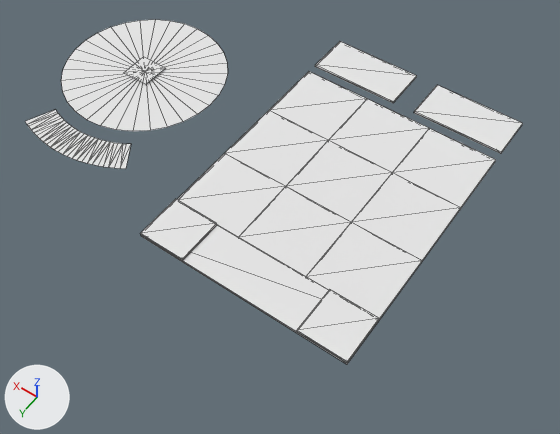
An edit to the glTF model assets/models/menu/palette.gltf, drawn before and after from the same camera.
Both versions are drawn from a 50 mm camera at (-0.327, 0.291, 0.383) aimed at (-0.14, 0.029, -0.028). The axes (+X, +Y, +Z) are drawn at lower left. The lights are the same throughout. Mesh edges are drawn as thin lines. Where no turn or scale is listed for an object, it has been applied to the vertices.

Objects in the first picture: 'button1', 'button2', 'button3', 'button4', 'button5', 'button6', 'button7', 'button8', 'button9', 'description', 'hue', 'run'.
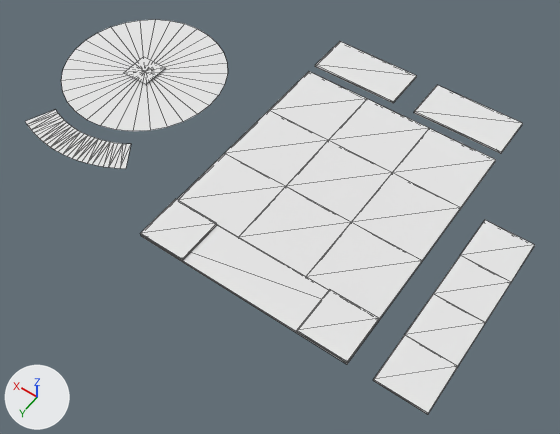
Where the newer file only moved an object's origin or applied its transform, the numbers keep the older frame.

The change, as a list of edits to the scene's bpy script:
```text
Add mat_none_006:
    mat_none_006 = principled_material('None.006')
    mat_none_006.base_color = (0.8, 0.8, 0.8)  # white #e7e7e7
    mat_none_006.roughness = 1.0
Add mat_none_005:
    mat_none_005 = principled_material('None.005')
    mat_none_005.base_color = (0.8, 0.8, 0.8)  # white #e7e7e7
    mat_none_005.roughness = 1.0
Add mat_none_002:
    mat_none_002 = principled_material('None.002')
    mat_none_002.base_color = (0.8, 0.8, 0.8)  # white #e7e7e7
    mat_none_002.roughness = 1.0
Add mat_none_001:
    mat_none_001 = principled_material('None.001')
    mat_none_001.base_color = (0.8, 0.8, 0.8)  # white #e7e7e7
    mat_none_001.roughness = 1.0
Add me_text:
    me_text.from_pydata(...)  # a box spanning x -0.2417..-0.2083, y 0.075..0.1083, z 0.0008..0.0025
    me_text.materials.append(mat_none_006)  # white #e7e7e7
Add me_diagram:
    me_diagram.from_pydata(...)  # a box spanning x -0.2417..-0.2083, y 0.075..0.1083, z 0.0008..0.0025
    me_diagram.materials.append(mat_none_005)  # white #e7e7e7
Add me_sketchfab:
    me_sketchfab.from_pydata(...)  # a box spanning x -0.2417..-0.2083, y 0.075..0.1083, z 0.0008..0.0025
    me_sketchfab.materials.append(mat_none_002)  # white #e7e7e7
Add me_primitive:
    me_primitive.from_pydata(...)  # a box spanning x -0.2417..-0.2083, y 0.075..0.1083, z 0.0008..0.0025
    me_primitive.materials.append(mat_none_001)  # white #e7e7e7
Add ob_text:
    ob_text = bpy.data.objects.new('text', me_text)
    ob_text.location = (-0.05, -0.0999, -0.0015)
Add ob_diagram:
    ob_diagram = bpy.data.objects.new('diagram', me_diagram)
    ob_diagram.location = (-0.05, -0.0666, -0.0015)
Add ob_sketchfab:
    ob_sketchfab = bpy.data.objects.new('sketchfab', me_sketchfab)
    ob_sketchfab.location = (-0.05, -0.0333, -0.0015)
Add ob_primitive:
    ob_primitive = bpy.data.objects.new('primitive', me_primitive)
    ob_primitive.location = (-0.05, 0.0, -0.0015)
```

Location of each change, [x1, y1, x2, y2] in pixels of the pictures (560 x 434 px):
'primitive', added: after [373, 335, 458, 414]
'sketchfab', added: after [405, 294, 485, 366]
'diagram', added: after [433, 256, 511, 323]
'text', added: after [460, 220, 534, 282]
